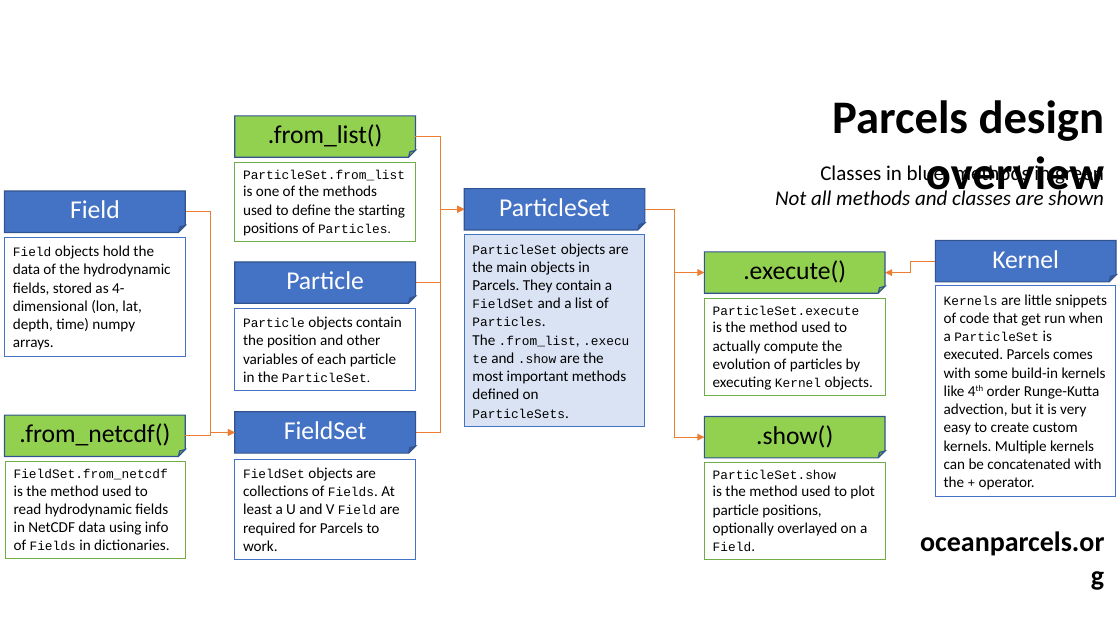
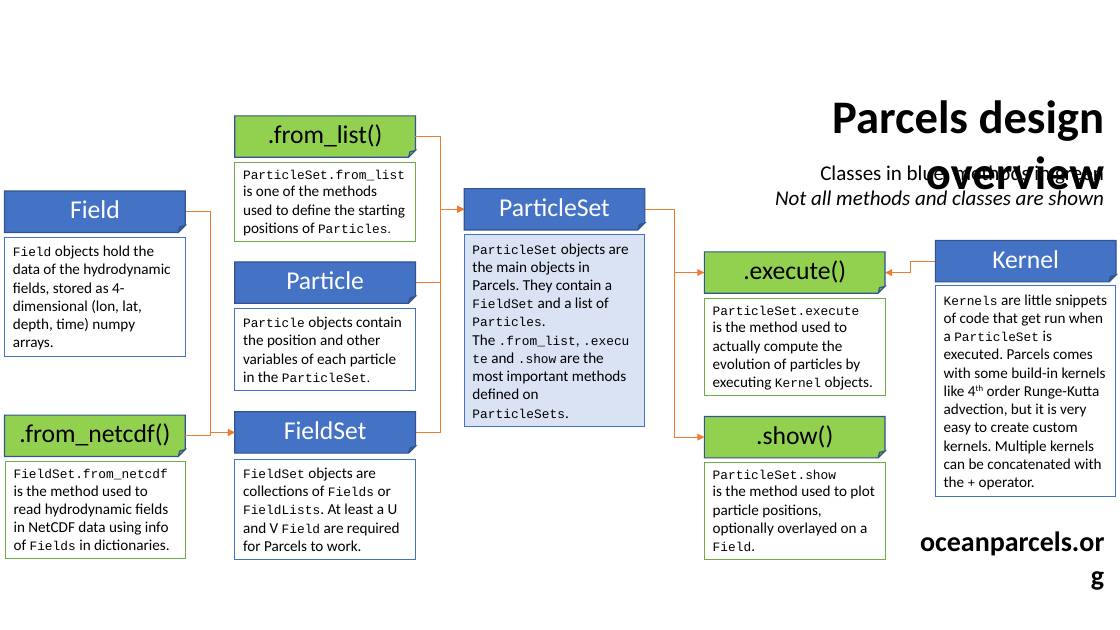
Before and after one commit to OceanParcels/oceanparcels_website, a slide deck: slide 1 of images/parcelsdesign.pptx. Drawn at 1120x630 pixels with LibreOffice and Linux fonts; fonts in the diff are those of the drawing. Boxes give left, top, right and bottom in pixels: in the first picture for what was removed or moved away, otherwise in the second. Text is boxed around its words. In the diff, an @@ line names an element or a change of style, - is before the commit and + after.

Commit message:
Adding FieldLists to website

```diff
--- a/images/parcelsdesign.pptx
+++ b/images/parcelsdesign.pptx
@@ text in rectangle at (243,467,400,551): text changed @@
-FieldSet objects are collections of Fields. At least a U and V Field are required for Parcels to work.
+FieldSet objects are collections of Fields or FieldLists. At least a U and V Field are required for Parcels to work.
```
Also in this commit, not shown: 4 other files.
